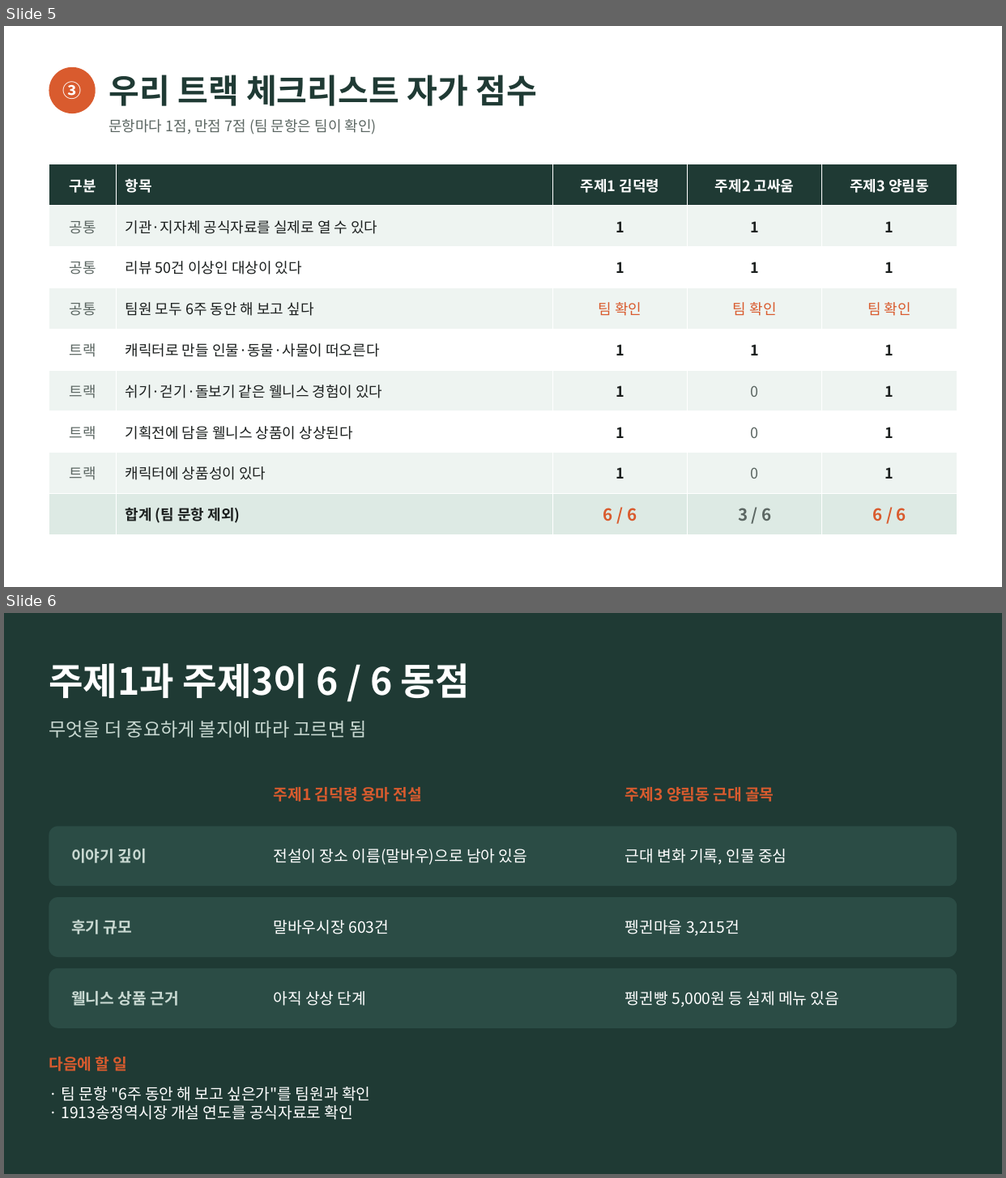
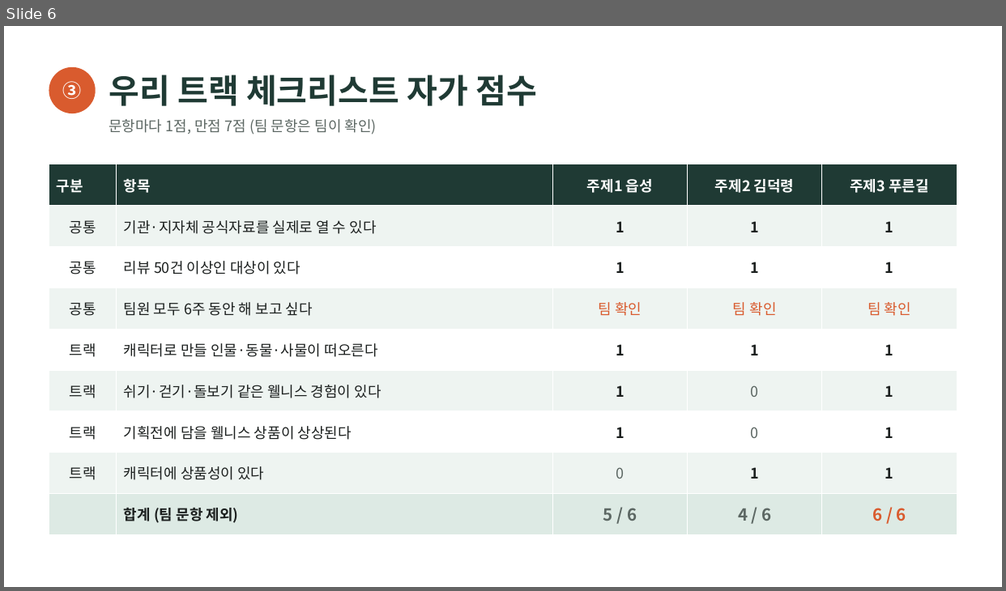
Before and after one commit to jmniik/jiminstorage, a slide deck: topic-idea/topic-idea.pptx. Shown one above the other, each under a label of ours: slides 5 and 6 before the commit, slide 6 after it. The pictures are 1006x1178 and 1006x591 pixels, drawn with LibreOffice and Linux fonts; fonts in the diff are those of the drawing. Boxes give left, top, right and bottom in pixels: in the first picture for what was removed or moved away, otherwise in the second. Text is boxed around its words. In the diff, an @@ line names an element or a change of style, - is before the commit and + after.

```diff
--- a/topic-idea/topic-idea.pptx
+++ b/topic-idea/topic-idea.pptx
@@ slide 6 removed at bbox=[4, 613, 1002, 1174], background #1F3A34 @@
@@ text removed at bbox=[49, 663, 470, 698] @@
-주제1과 주제3이 6 / 6 동점
@@ text removed at bbox=[49, 721, 366, 738] @@
-무엇을 더 중요하게 볼지에 따라 고르면 됨
@@ text removed at bbox=[274, 787, 422, 802] @@
-주제1 김덕령 용마 전설
@@ text removed at bbox=[625, 787, 774, 802] @@
-주제3 양림동 근대 골목
@@ rounded rectangle removed at bbox=[49, 826, 957, 886] @@
@@ text removed at bbox=[71, 849, 147, 863] @@
-이야기 깊이
@@ text removed at bbox=[274, 849, 527, 865] @@
-전설이 장소 이름(말바우)으로 남아 있음
@@ text removed at bbox=[625, 849, 786, 865] @@
-근대 변화 기록, 인물 중심
@@ rounded rectangle removed at bbox=[49, 897, 957, 957] @@
@@ text removed at bbox=[71, 920, 132, 935] @@
-후기 규모
@@ text removed at bbox=[274, 920, 389, 935] @@
-말바우시장 603건
@@ text removed at bbox=[625, 920, 739, 936] @@
-펭귄마을 3,215건
@@ rounded rectangle removed at bbox=[49, 969, 957, 1029] @@
@@ text removed at bbox=[71, 991, 178, 1006] @@
-웰니스 상품 근거
@@ text removed at bbox=[274, 991, 366, 1006] @@
-아직 상상 단계
@@ text removed at bbox=[625, 991, 839, 1007] @@
-펭귄빵 5,000원 등 실제 메뉴 있음
@@ text removed at bbox=[49, 1056, 128, 1071] @@
-다음에 할 일
@@ text removed at bbox=[61, 1087, 370, 1120] @@
-· 팀 문항 "6주 동안 해 보고 싶은가"를 팀원과 확인
-· 1913송정역시장 개설 연도를 공식자료로 확인
@@ what was slide 5 is now slide 6 @@
@@ slide 6 changed as well @@
@@ table at bbox=[49, 165, 957, 535] @@
-row 1: 구분 | 항목 | 주제1 김덕령 | 주제2 고싸움 | 주제3 양림동
+row 1: 구분 | 항목 | 주제1 읍성 | 주제2 김덕령 | 주제3 푸른길
-row 8, column 3: 1
+row 8, column 3: 0
-row 8, column 4: 0
+row 8, column 4: 1
-row 9, column 3: 6 / 6
+row 9, column 3: 5 / 6
-row 9, column 4: 3 / 6
+row 9, column 4: 4 / 6
@@ text colour #5C6763 to #1B1F1E in "공통", "공통", "공통", "트랙" and 3 more places @@
@@ alignment centre to left @@
```
Also in this commit, not shown: 4 other slides changed, 3 slides added, 1 other slide removed.
